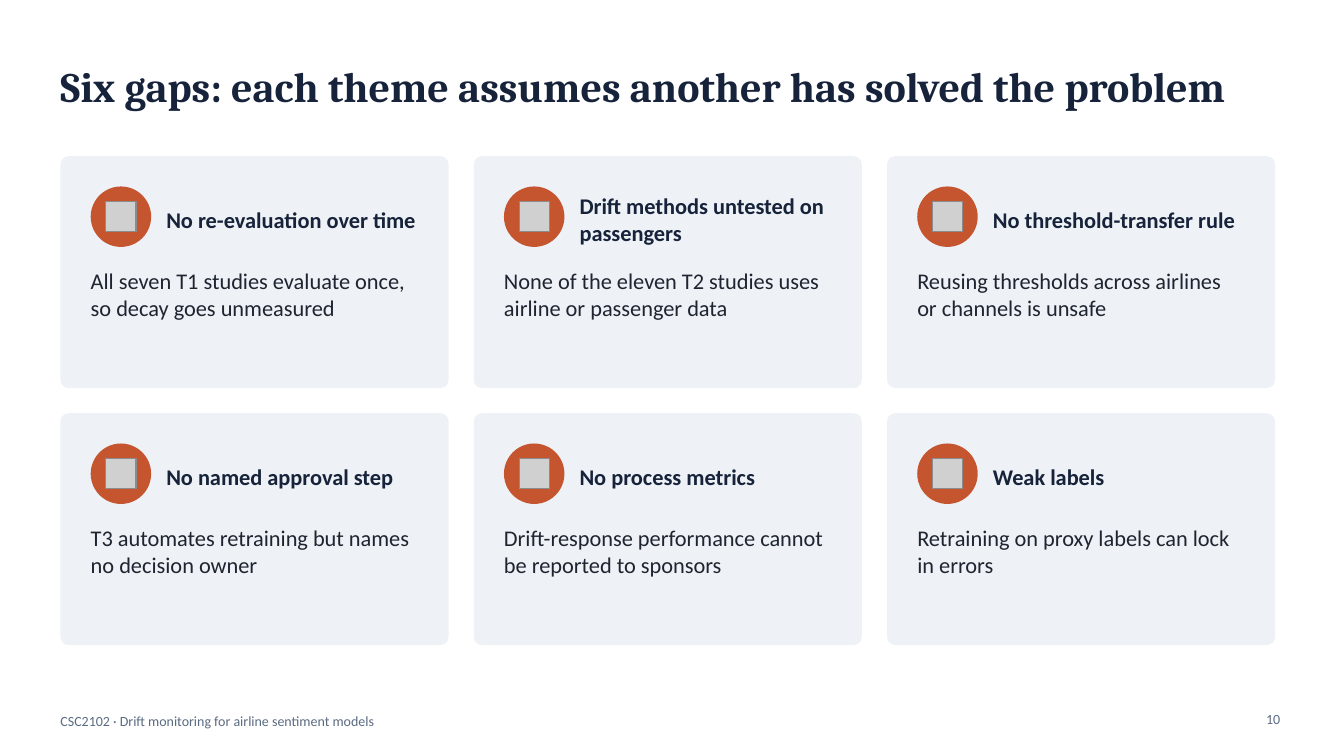
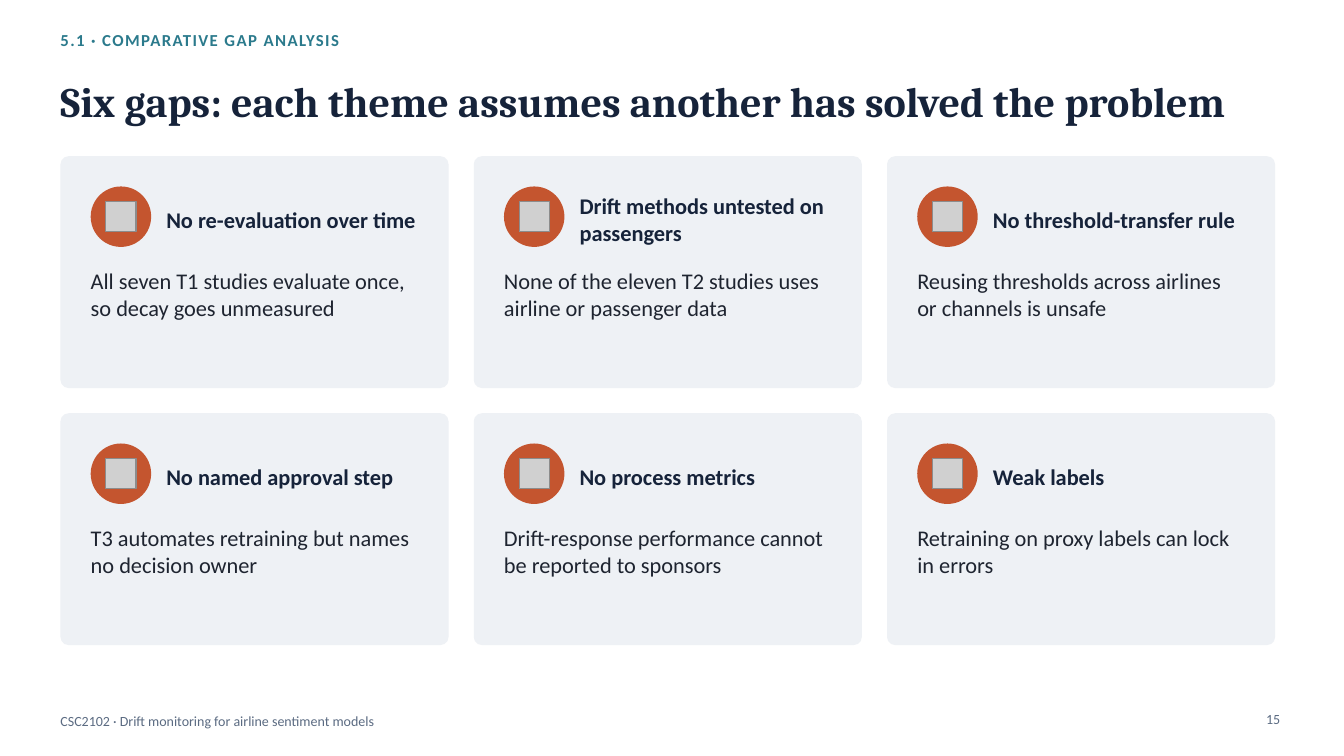
Before and after one commit to asimindxb2004-boop/csc2102-dcdm-slr, a slide deck: slide 15 of 2_Presentation/CSC2102_SLR_Presentation.pptx (slide 10 before the commit). Drawn at 1344x756 pixels with LibreOffice and Linux fonts; fonts in the diff are those of the drawing; grey boxes stand for pictures. Boxes give left, top, right and bottom in pixels: in the first picture for what was removed or moved away, otherwise in the second. Text is boxed around its words. In the diff, an @@ line names an element or a change of style, - is before the commit and + after.

```diff
--- a/2_Presentation/CSC2102_SLR_Presentation.pptx
+++ b/2_Presentation/CSC2102_SLR_Presentation.pptx
@@ text added at [60, 35, 339, 46], 12 pt, text #2B7A8C, bold @@
+5.1 · COMPARATIVE GAP ANALYSIS
@@ title "Six gaps: each theme assumes ...": place and size @@
-title "Six gaps: each theme assumes ..." at [60, 72, 1226, 112]
+title "Six gaps: each theme assumes ..." at [60, 87, 1226, 127]
@@ page number at [1266, 715, 1280, 724]: text changed @@
-10
+15
```
Also in this commit, not shown: 13 other slides changed, 6 slides added.
